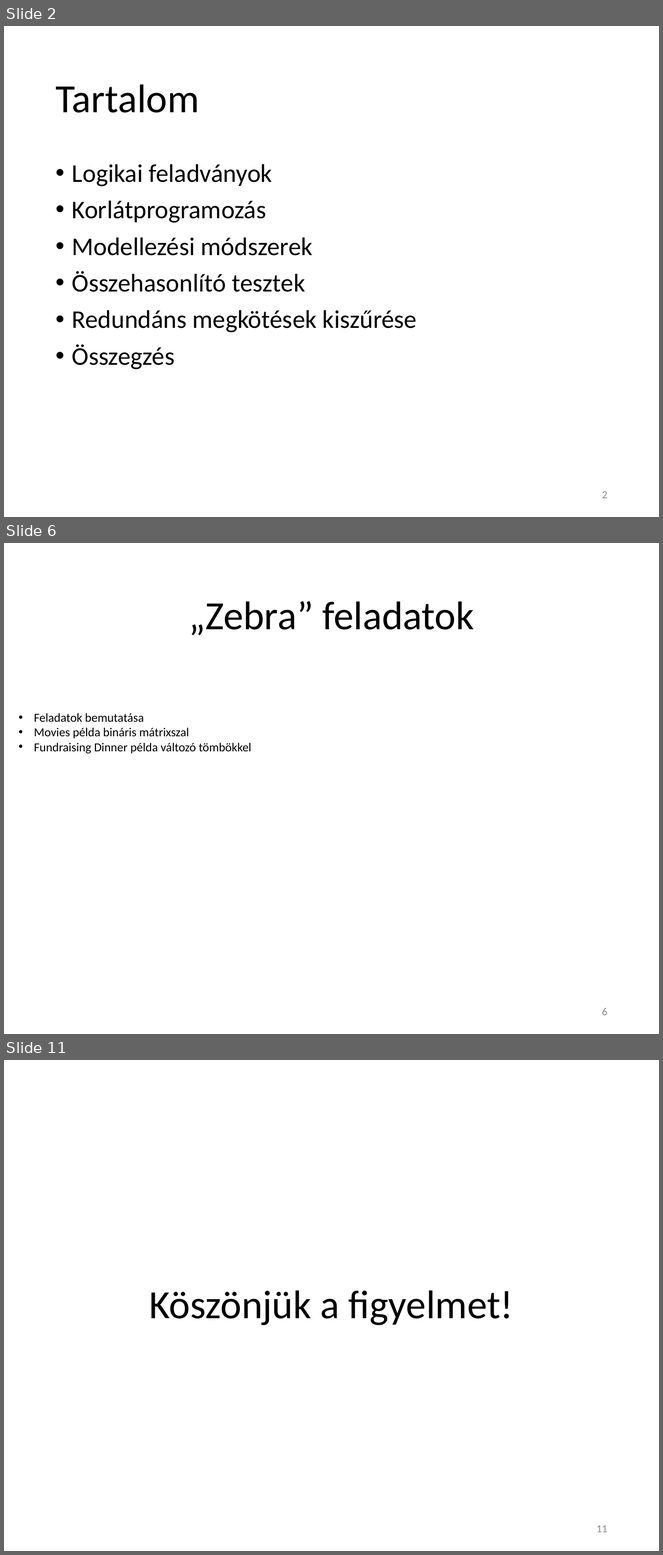
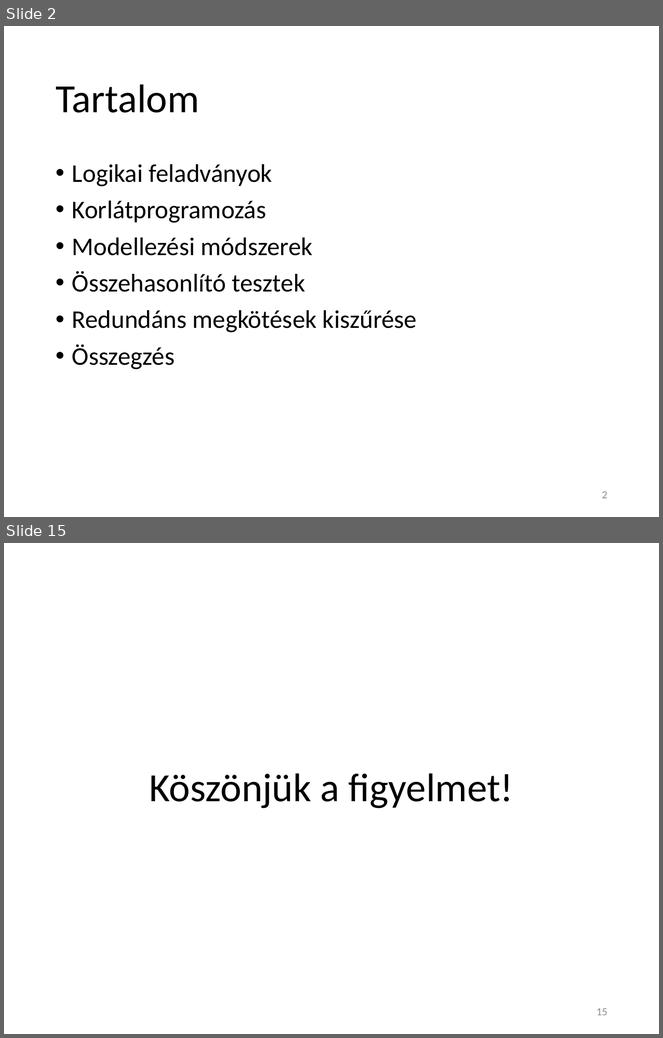
Before and after one commit to Teaching-projects/SZE-Peku221b, a slide deck: CP_Dolgozat/Előadás/Logikai feladványok megoldása korlátprogramozással.pptx. Shown one above the other, each under a label of ours: slides 2, 6 and 11 before the commit, slides 2 and 15 after it; the slides between them are not shown. The pictures are 663x1555 and 663x1038 pixels, drawn with LibreOffice and Linux fonts; fonts in the diff are those of the drawing. Boxes give left, top, right and bottom in pixels: in the first picture for what was removed or moved away, otherwise in the second. Text is boxed around its words. In the diff, an @@ line names an element or a change of style, - is before the commit and + after.

```diff
--- a/CP_Dolgozat/Előadás/Logikai feladványok megoldása korlátprogramozással.pptx
+++ b/CP_Dolgozat/Előadás/Logikai feladványok megoldása korlátprogramozással.pptx
@@ slide 6 removed at box(4, 543, 659, 1034), background #FFFFFF @@
@@ title removed at box(189, 601, 475, 636) @@
-„Zebra” feladatok
@@ text removed at box(34, 713, 252, 754) @@
-• Feladatok bemutatása
-• Movies példa bináris mátrixszal
-• Fundraising Dinner példa változó tömbökkel
@@ page number removed at box(602, 1008, 608, 1016) @@
-6
@@ what was slide 11 is now slide 15 @@
@@ page number at box(597, 1008, 608, 1016): text changed @@
-11
+15
```
Also in this commit, not shown: 4 slides changed, 8 slides added, 3 other slides removed.
